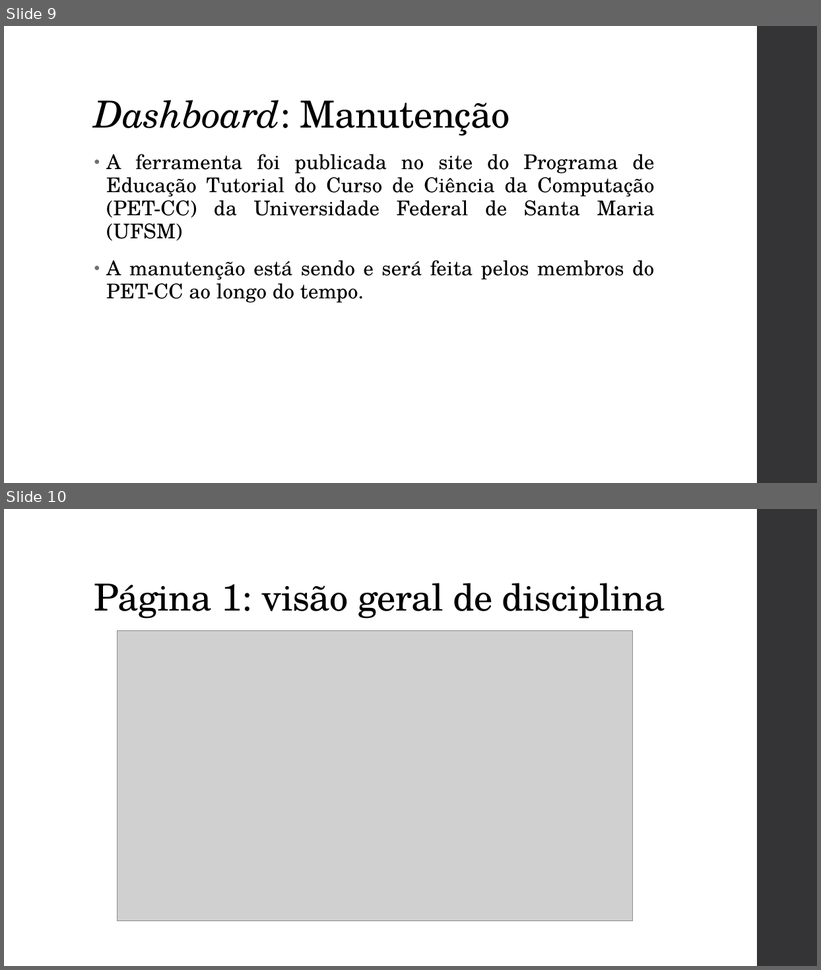
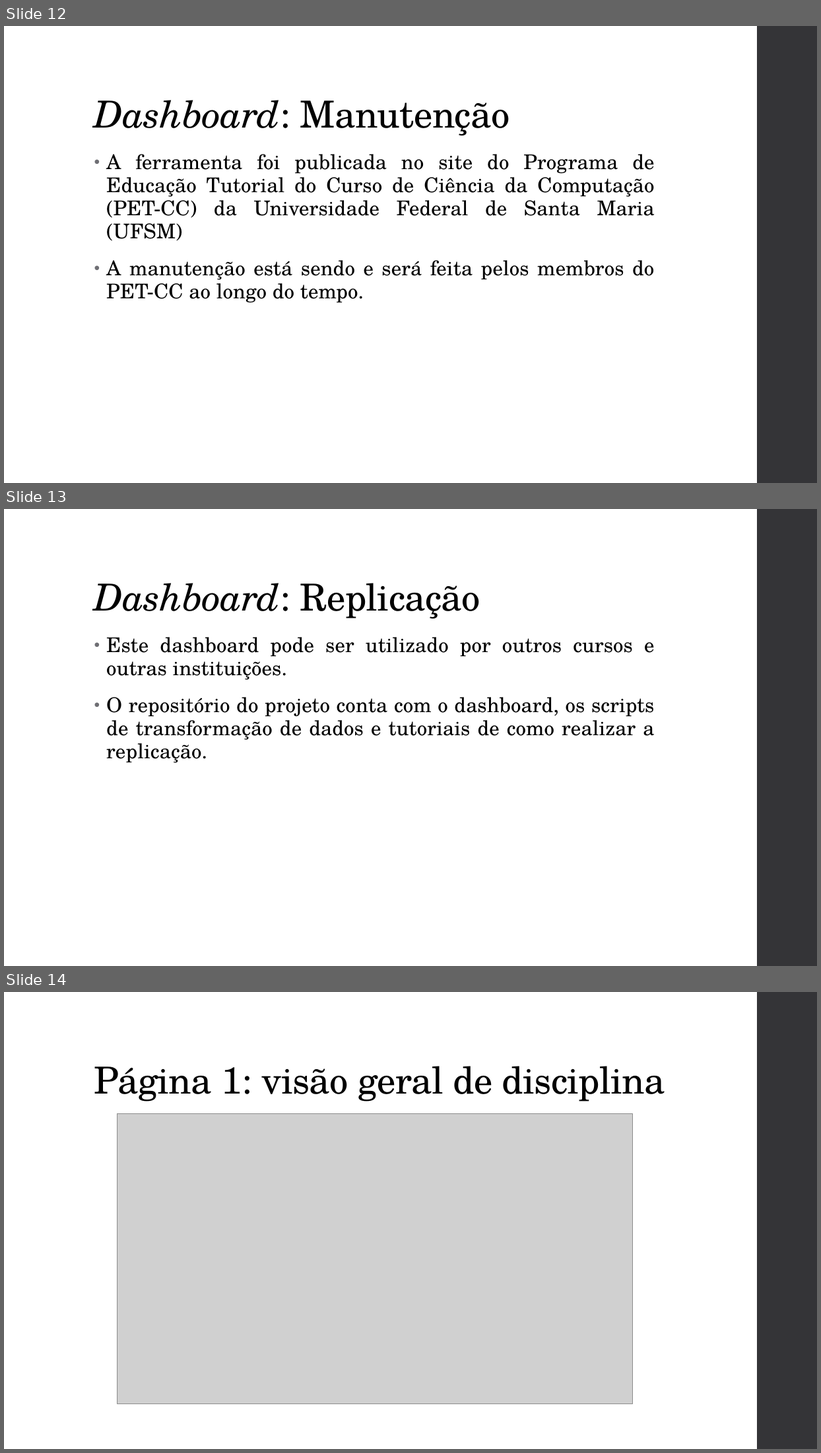
Before and after one commit to gvheisler/dashboard-disciplinas, a slide deck: presentation/presentation.pptx. Shown one above the other, each under a label of ours: slides 9 and 10 before the commit, slides 12, 13 and 14 after it. The pictures are 821x970 and 821x1453 pixels, drawn with LibreOffice and Linux fonts; fonts in the diff are those of the drawing; grey boxes stand for pictures. Boxes give left, top, right and bottom in pixels: in the first picture for what was removed or moved away, otherwise in the second. Text is boxed around its words. In the diff, an @@ line names an element or a change of style, - is before the commit and + after.

```diff
--- a/presentation/presentation.pptx
+++ b/presentation/presentation.pptx
@@ slide 13 added at <box>4,509,817,966</box>, background #FFFFFF; not listed: 1 template element that a slide beside it also shows @@
@@ title added at <box>94,583,481,619</box>, 44 pt, text #000000 @@
+Dashboard: Replicação
@@ text added at <box>106,637,654,763</box>, 24 pt, text #000000 @@
+• Este dashboard pode ser utilizado por outros cursos e outras instituições.
+• O repositório do projeto conta com o dashboard, os scripts de transformação de dados e tutoriais de como realizar a replicação.
@@ what was slide 9 is now slide 12 @@
@@ what was slide 10 is now slide 14 @@
```
Also in this commit, not shown: 3 slides changed, 4 other slides added, 3 other files.
